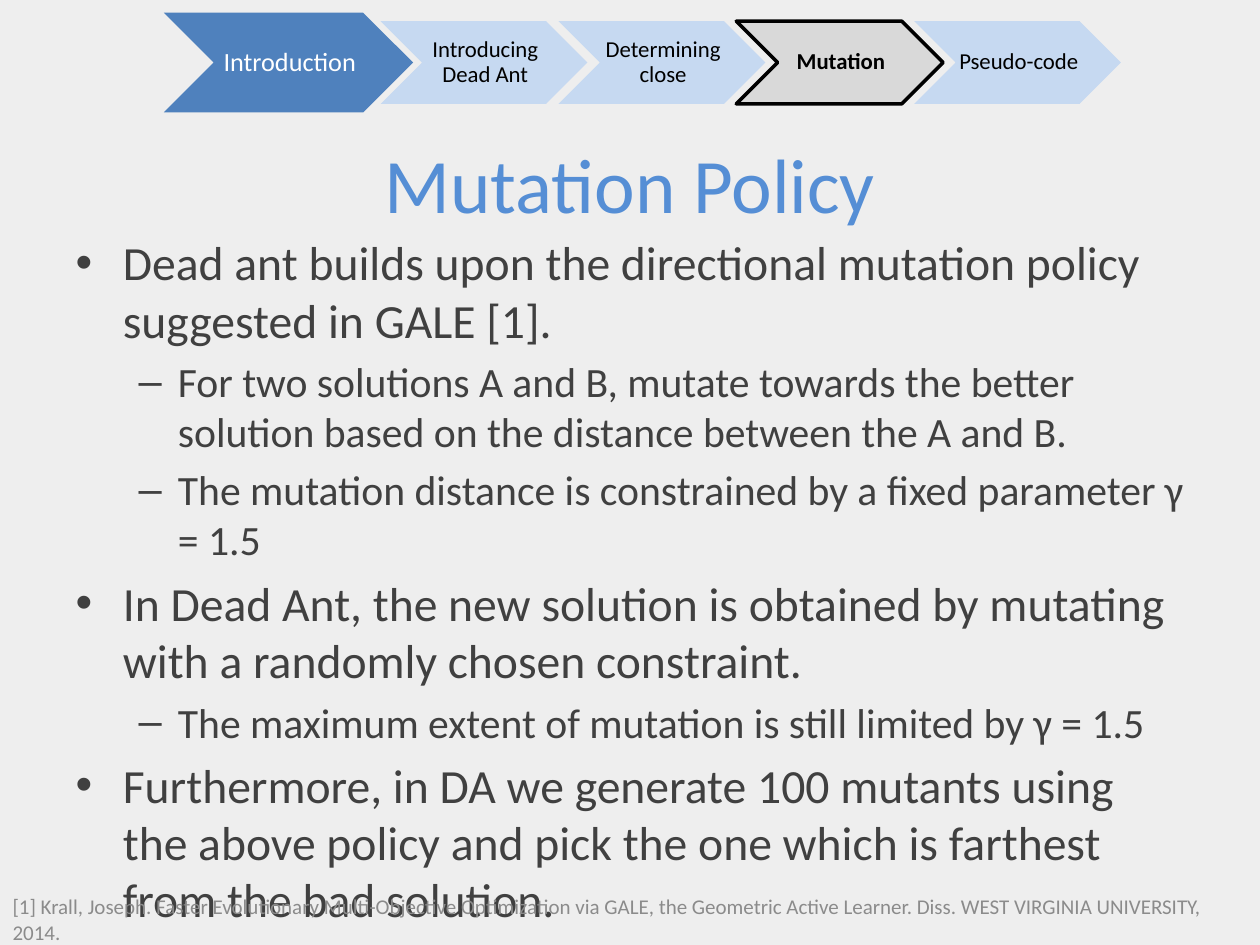
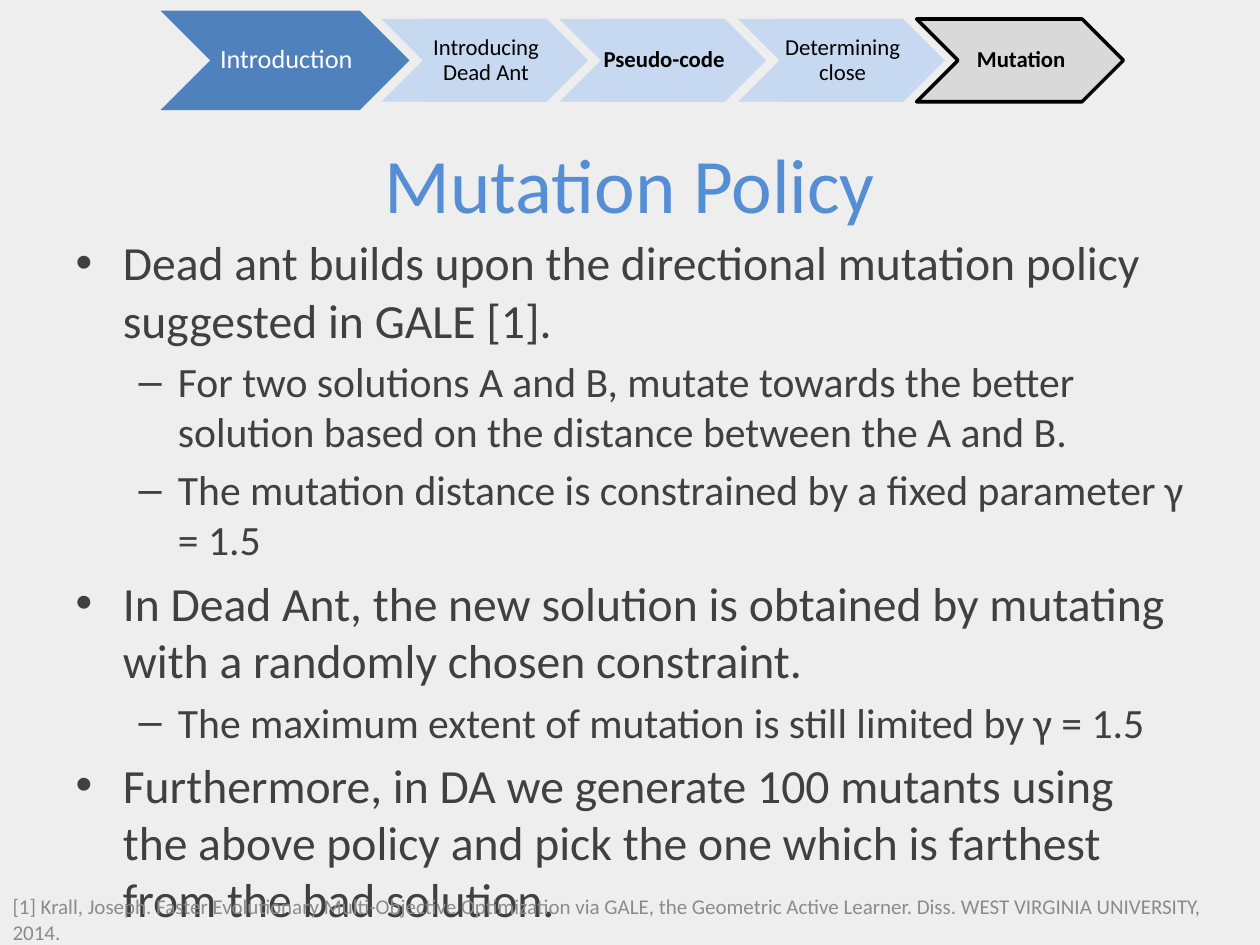
Before and after one commit to ai-se/Rahul, a slide deck: slide 6 of DEADANT/deadAnt.pptx (slide 5 before the commit). Drawn at 1260x945 pixels with LibreOffice and Linux fonts; fonts in the diff are those of the drawing. Boxes give left, top, right and bottom in pixels: in the first picture for what was removed or moved away, otherwise in the second. Text is boxed around its words. In the diff, an @@ line names an element or a change of style, - is before the commit and + after.

```diff
--- a/DEADANT/deadAnt.pptx
+++ b/DEADANT/deadAnt.pptx
@@ chevron: place and size @@
-chevron at box(164, 13, 413, 112)
+chevron at box(160, 10, 410, 110)
@@ text "Introduction": place and size @@
-text "Introduction" at box(224, 53, 356, 71)
+text "Introduction" at box(220, 50, 352, 68)
@@ rectangle "Pseudo-code": place and size @@
-rectangle "Pseudo-code" at box(955, 21, 1079, 105)
+rectangle "Pseudo-code" at box(601, 19, 724, 102)
@@ rectangle "Pseudo-code" at box(601, 19, 724, 102): bold on @@
@@ chevron at box(738, 19, 945, 102): fill #D9D9D9 to #C6D9F1; outline #000000 2 pt to none @@
@@ rectangle "Determining close": place and size @@
-rectangle "Determining close" at box(600, 21, 723, 105)
+rectangle "Determining close" at box(780, 19, 903, 102)
@@ chevron at box(916, 19, 1123, 102): fill #C6D9F1 to #D9D9D9; outline none to #000000 2 pt @@
@@ text "Mutation": place and size @@
-text "Mutation" at box(797, 53, 885, 69)
+text "Mutation" at box(977, 51, 1065, 67)
```
Also in this commit, not shown: 7 other slides changed, 3 slides added, 1 slide removed.
